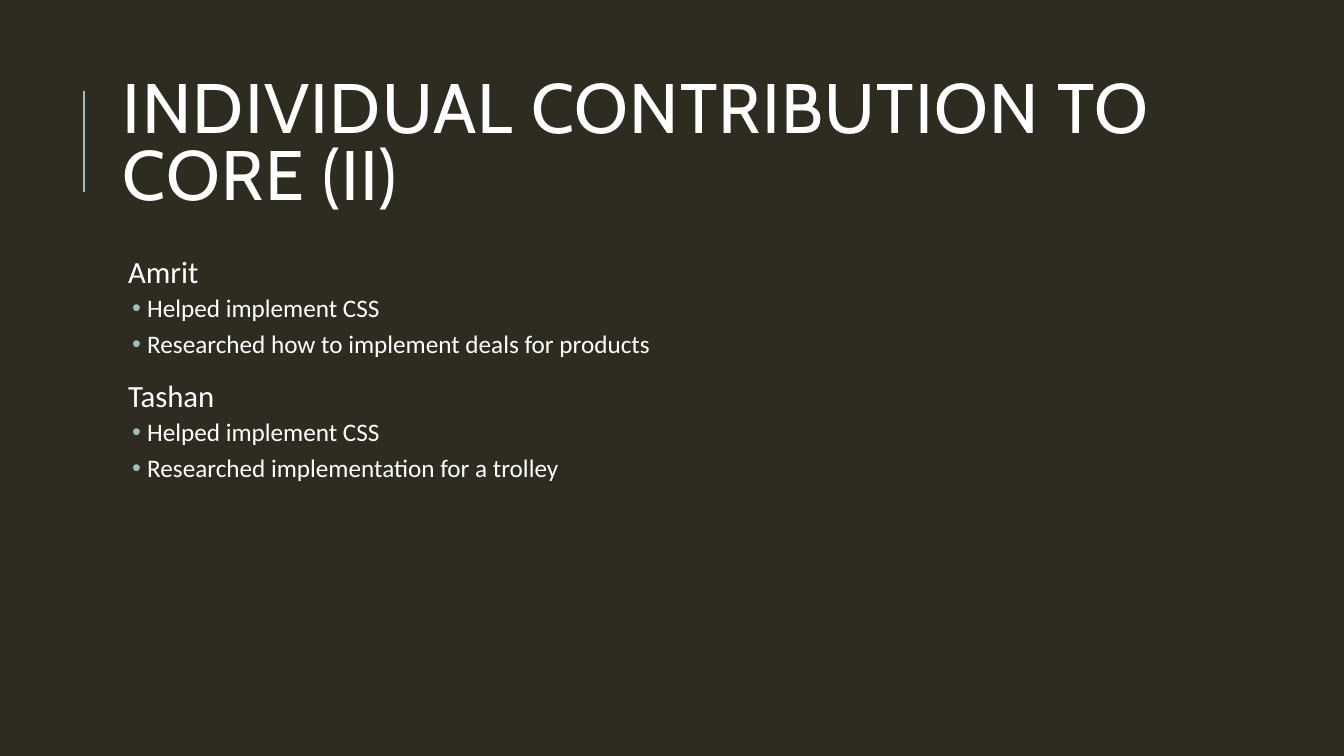
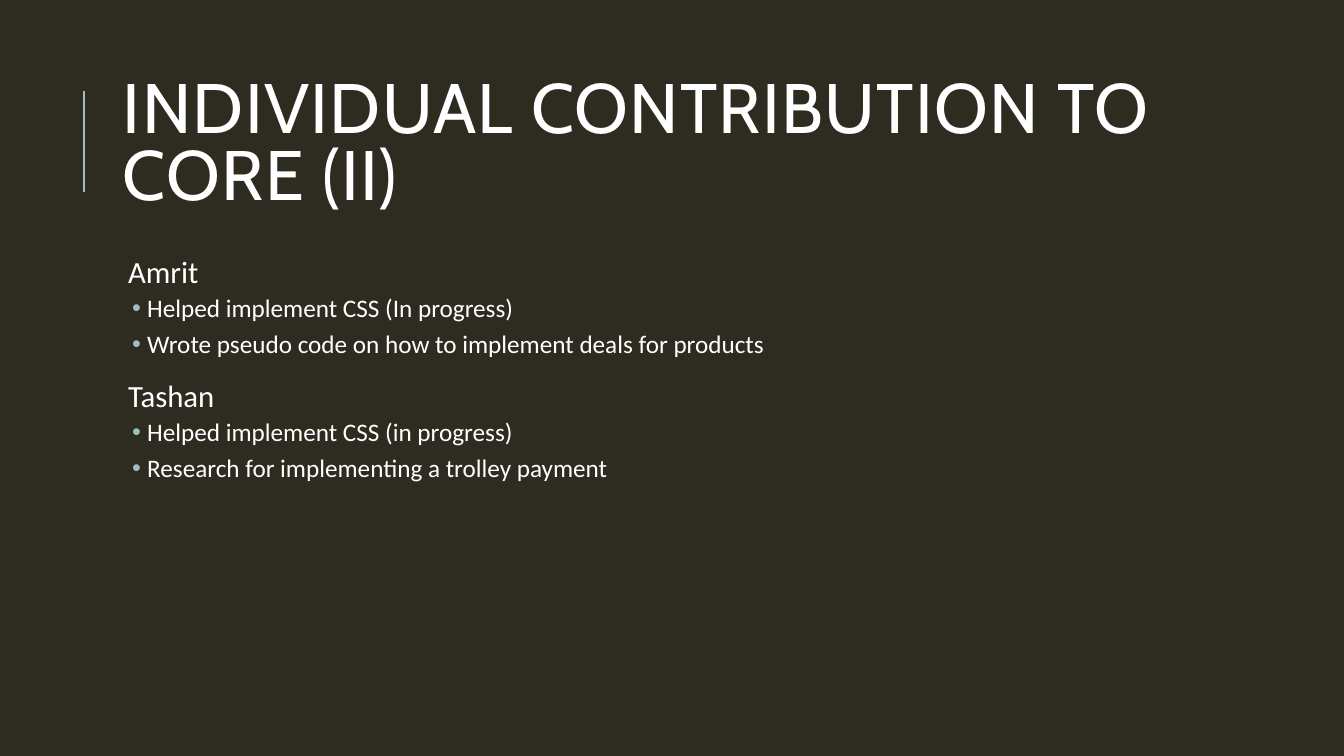
Before and after one commit to HamzaB93/UWL_Level5_Team_Project, a slide deck: slide 12 of Group_Docs/Team_Presentation_Group2.pptx (slide 11 before the commit). Drawn at 1344x756 pixels with LibreOffice and Linux fonts; fonts in the diff are those of the drawing. Boxes give left, top, right and bottom in pixels: in the first picture for what was removed or moved away, otherwise in the second. Text is boxed around its words. In the diff, an @@ line names an element or a change of style, - is before the commit and + after.

```diff
--- a/Group_Docs/Team_Presentation_Group2.pptx
+++ b/Group_Docs/Team_Presentation_Group2.pptx
@@ text at (147, 298, 764, 357): text changed @@
-  • Helped implement CSS
-  • Researched how to implement deals for products
+  • Helped implement CSS (In progress)
+  • Wrote pseudo code on how to implement deals for products
@@ text at (147, 423, 607, 482): text changed @@
-  • Helped implement CSS
-  • Researched implementation for a trolley
+  • Helped implement CSS (in progress)
+  • Research for implementing a trolley payment
```
Also in this commit, not shown: 7 other slides changed, 1 slide added, 1 other file.
